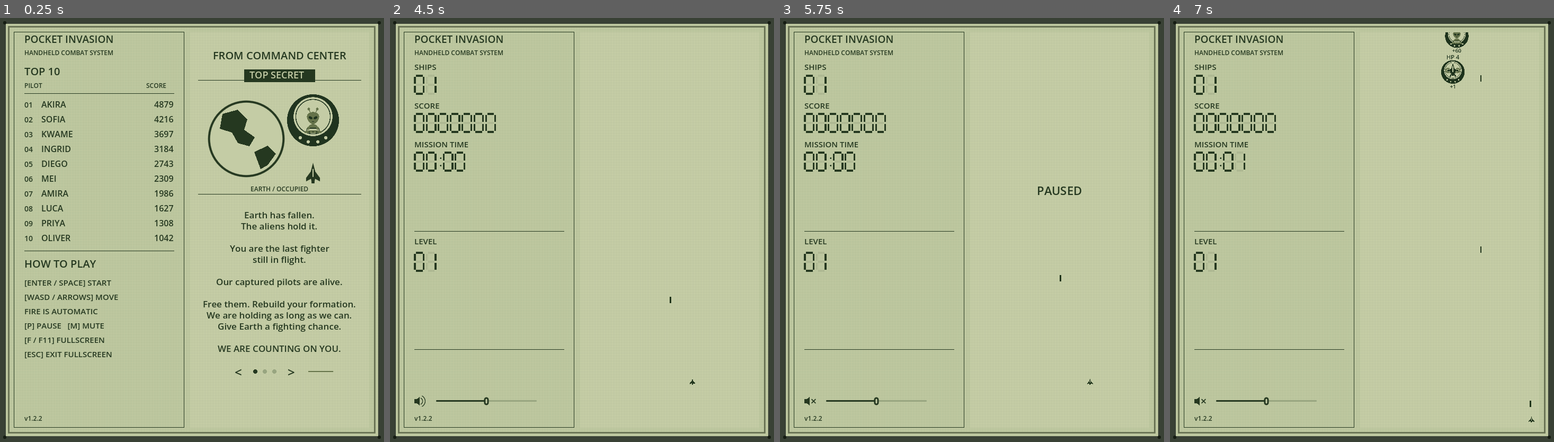
Above: before the commit, frames 1-4 (left to right).
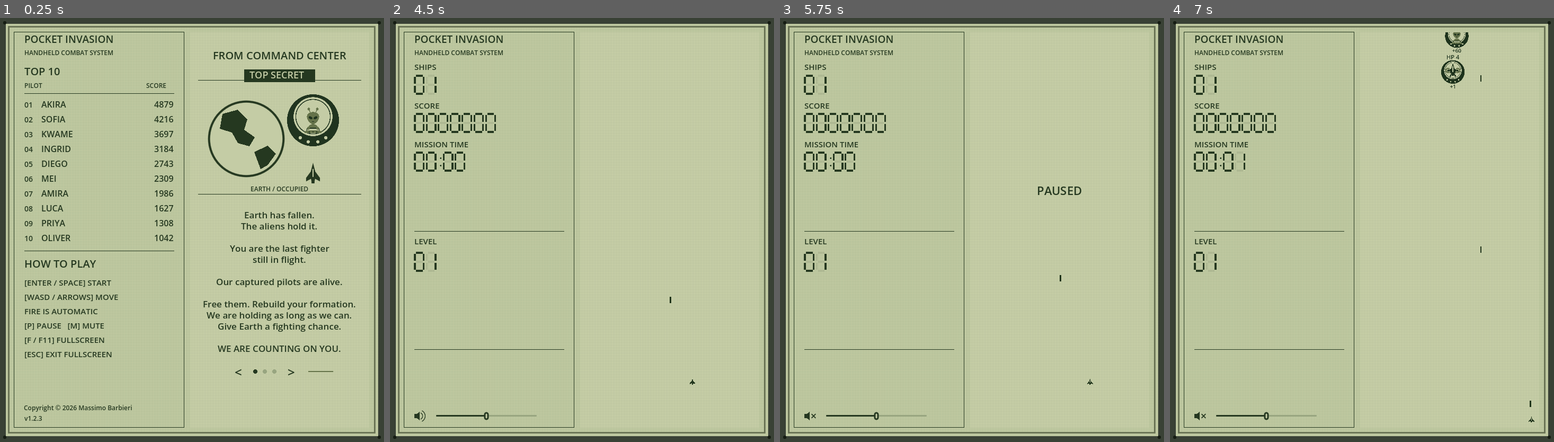
Above: after the commit, the same moments.

Repository: barmassimo/pocket-invasion
Game: Godot game, scene res://scenes/main.tscn
Same seed, same stepped clock (60 frames per second), same inputs: the game is played once before the commit and once after it.
Inputs (mouse positions are in pixels of both pictures, inside the frame that each line leads up to; where the layout moved, square brackets give the same spot in the first picture):
- Up to frame 1 (0.25 s): no input
- Up to frame 2 (4.5 s): click "<" at 0.5 s; click (643, 369) at 1.27 s; click (654, 369) at 2.02 s; click (662, 369) at 2.77 s; click ">" at 3.5 s; tap Enter at 4.25, 4.35 s; move the mouse to (666, 208) at 4.27 s; hold Right from 4.28 s (still down); click (666, 208) at 4.42 s
- Up to frame 3 (5.75 s): tap Space at 4.52, 4.82 s; tap P at 4.55 s; release Right at 5 s; click (806, 416) [806, 399] at 5 s
- Up to frame 4 (7 s): tap Space at 5.75, 6.02, 6.05, 6.32, 6.6 s; move the mouse to (1285, 251) at 5.77 s; hold Down 5.78-6.53 s; tap P at 5.85 s; click (1285, 251) at 5.92 s; tap Enter at 6.5, 6.8 s; move the mouse to (1400, 136) at 6.52 s; hold Right from 6.53 s (still down); click (1400, 136) at 6.67 s

The runs differ from the first frame. In frame 1, 0.2% of the frame differs, in the area x 6-35%, y 91-95%; in frame 2, 0.3%, in the area x 6-39%, y 89-96%; in frame 3, 0.3%; in frame 4, 0.3%.

Commit message:
Release v1.2.3: fix HUD footer layout

Diff:
--- a/game/project.godot
+++ b/game/project.godot
@@ -2,7 +2,7 @@
 
 [application]
 config/name="Pocket Invasion"
-config/version="1.2.2"
+config/version="1.2.3"
 config/icon="res://assets/icons/app-icon.svg"
 run/main_scene="res://scenes/main.tscn"
 
--- a/game/scripts/checks.gd
+++ b/game/scripts/checks.gd
@@ -263,7 +263,7 @@
 	var game := Main.new()
 	root.add_child(game)
 	check_high_scores(game)
-	check(game.lcd.volume_slider.get_rect().end.y < game.lcd.version_label.position.y, "Raised volume control leaves clear space above version label")
+	check(game.lcd.volume_slider.get_rect().end.y < 773, "Volume control stays inside the bottom of the LCD panel")
 	check(game.lcd.version_label.position.x == 46 and game.lcd.version_label.get_rect().end.y < 773, "Version label stays inside the lower-left LCD panel")
 	check(game.lcd.intro.visible and not game.lcd.demo.visible and not game.running, "Startup shows the story without running the course or demo")
 	var control_key := InputEventKey.new()
@@ -271,6 +271,7 @@
 	control_key.keycode = KEY_SPACE
 	game._unhandled_key_input(control_key)
 	check(game.running and not game.lcd.intro.visible, "Space starts from the story")
+	check(not game.lcd.version_label.visible and not game.lcd.copyright_label.visible and game.lcd.volume_slider.visible and game.lcd.speaker_button.visible, "Gameplay footer shows only audio controls")
 	game.score = 123
 	for code: Key in [KEY_ENTER, KEY_SPACE]:
 		control_key.keycode = code
--- a/game/scripts/lcd_display.gd
+++ b/game/scripts/lcd_display.gd
@@ -28,6 +28,7 @@
 var speaker_button: Button
 var page_navigation: Control
 var version_label: LinkButton
+var copyright_label: LinkButton
 var lcd_font: Font = ThemeDB.fallback_font
 var high_scores: LocalHighScores
 var entering_name: bool = false
@@ -55,7 +56,7 @@
 		add_page_button(Vector2(473 + page * 18, 651), Vector2(18, 32), "", "Page %d" % (page + 1), select_page.bind(page))
 	add_page_button(Vector2(534, 651), Vector2(32, 32), ">", "Next page (Right arrow)", func() -> void: step_page(1))
 	volume_slider = HSlider.new()
-	volume_slider.position = Vector2(87, 709)
+	volume_slider.position = Vector2(87, 691)
 	volume_slider.size = Vector2(190, 28)
 	volume_slider.min_value = 0
 	volume_slider.max_value = 100
@@ -79,7 +80,7 @@
 	volume_slider.value_changed.connect(func(value: float) -> void: volume_changed.emit(value))
 	add_child(volume_slider)
 	speaker_button = Button.new()
-	speaker_button.position = Vector2(29, 707)
+	speaker_button.position = Vector2(29, 689)
 	speaker_button.size = Vector2(40, 30)
 	speaker_button.flat = true
 	speaker_button.focus_mode = Control.FOCUS_NONE
@@ -111,11 +112,30 @@
 		version_label.pressed.connect(func() -> void: OS.shell_open(project_url))
 	add_child(version_label)
 	print("BUILD_IDENTITY=", version_label.text)
+	copyright_label = LinkButton.new()
+	copyright_label.focus_mode = Control.FOCUS_NONE
+	copyright_label.underline = LinkButton.UNDERLINE_MODE_ON_HOVER
+	# Compensate for the C's one-pixel left bearing to align the visible ink with v.
+	copyright_label.position = Vector2(45, 727)
+	copyright_label.size = Vector2(283, 22)
+	copyright_label.text = "Copyright © 2026 Massimo Barbieri"
+	copyright_label.add_theme_font_override("font", lcd_font)
+	copyright_label.add_theme_font_size_override("font_size", version_label.get_theme_font_size("font_size"))
+	for color_name: String in ["font_color", "font_hover_color", "font_pressed_color"]:
+		copyright_label.add_theme_color_override(color_name, INK)
+	copyright_label.mouse_default_cursor_shape = Control.CURSOR_POINTING_HAND
+	copyright_label.tooltip_text = "https://massimobarbieri.it"
+	copyright_label.pressed.connect(func() -> void: OS.shell_open("https://massimobarbieri.it"))
+	add_child(copyright_label)
 
 func set_playing(playing: bool) -> void:
 	entering_name = false
 	volume_slider.visible = playing
 	speaker_button.visible = playing
+	version_label.visible = not playing
+	copyright_label.visible = not playing
+	volume_slider.position.y = 737
+	speaker_button.position.y = 735
 	attract_active = not playing
 	page_navigation.visible = not playing
 	attract_clock = 0.0
@@ -129,6 +149,10 @@
 func begin_name_entry(points: int, rank: int) -> void:
 	set_playing(true)
 	entering_name = true
+	version_label.visible = true
+	copyright_label.visible = true
+	volume_slider.position.y = 691
+	speaker_button.position.y = 689
 	entry_score = points
 	entry_rank = rank
 	name_buffer = " ".repeat(LocalHighScores.NAME_LENGTH)
@@ -264,7 +288,7 @@
 	if entering_name:
 		draw_name_entry()
 	if not attract_active:
-		draw_set_transform(Vector2(46, 714.6), 0.0, Vector2(0.60, 0.60))
+		draw_set_transform(speaker_button.position + Vector2(17, 7.6), 0.0, Vector2(0.60, 0.60))
 		draw_speaker(Vector2.ZERO)
 		draw_set_transform(Vector2.ZERO)
 
Not shown, changed: docs/CHANGELOG.md
Not shown, changed: docs/MANUAL.md
